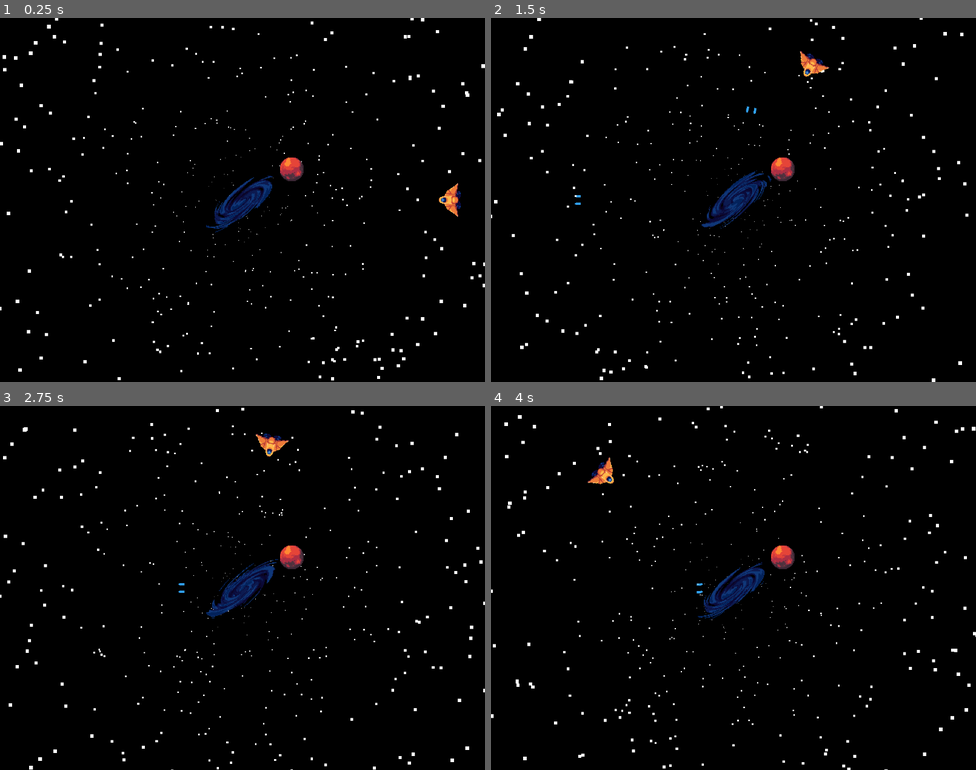
Above: before the commit, frames 1-4 (two rows, left to right).
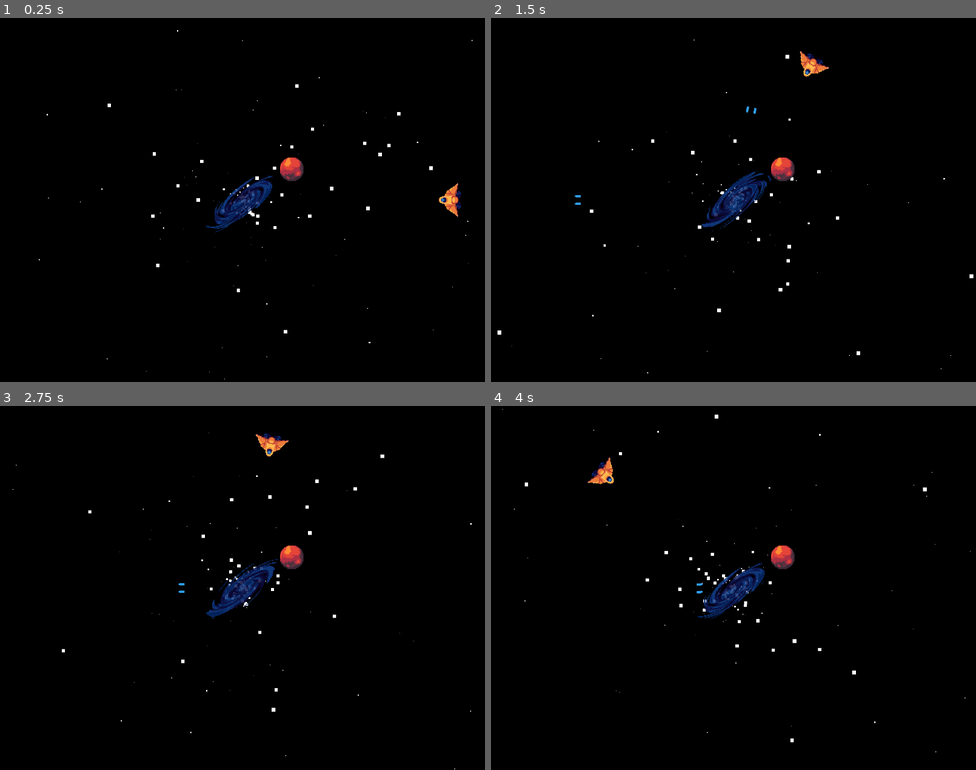
Above: after the commit, the same moments.

Repository: FrozenWellGames/moray_game_jam_2025
Game: Godot game, scene res://Game/game.tscn
Two runs of this game, one before a commit and one after it. Both use one fixed random seed, a clock stepped at 60 frames per second and the inputs below.
Inputs:
- Up to frame 1 (0.25 s): no input
- Up to frame 2 (1.5 s): hold Right (move_right) 0.53-1.28 s; hold Ctrl (fire) 0.53-1.28 s; hold Left (move_left) from 1.28 s (still down); tap Ctrl (fire) at 1.35 s
- Up to frame 3 (2.75 s): release Left (move_left) at 2.03 s; hold Right (move_right) from 2.03 s (still down); hold Ctrl (fire) from 2.03 s (still down)
- Up to frame 4 (4 s): release Ctrl (fire) at 2.78 s; tap Ctrl (fire) at 2.85 s; release Right (move_right) at 3.53 s; hold Left (move_left) from 3.53 s (still down); hold Ctrl (fire) from 3.53 s (still down)

The runs differ from the first frame. In frame 1, 1.4% of the frame differs, in the area x 0-100%, y 0-100%; in frame 2, 1.3%; in frame 3, 1.3%; in frame 4, 1.4%.

Commit message:
starfield tweaks

Diff:
--- a/Game/starfield.tscn
+++ b/Game/starfield.tscn
@@ -1,4 +1,12 @@
-[gd_scene load_steps=4 format=3 uid="uid://dwf1eoajwirp0"]
+[gd_scene load_steps=6 format=3 uid="uid://dwf1eoajwirp0"]
+
+[sub_resource type="Curve" id="Curve_c6kub"]
+_limits = [-200.0, 200.0, 0.0, 1.0]
+_data = [Vector2(0, -200), 0.0, 0.0, 0, 0, Vector2(1e-05, 200), 0.0, 0.0, 0, 0, Vector2(1, -110.112), 129.053, 0.0, 0, 0]
+point_count = 3
+
+[sub_resource type="CurveTexture" id="CurveTexture_dyi1v"]
+curve = SubResource("Curve_c6kub")
 
 [sub_resource type="Curve" id="Curve_jcm6v"]
 _limits = [0.0, 14.8876, 0.0, 1.0]
@@ -16,6 +24,9 @@
 initial_velocity_min = 140.0
 initial_velocity_max = 170.0
 gravity = Vector3(0, 0, 0)
+linear_accel_min = -9.37
+linear_accel_max = 31.25
+linear_accel_curve = SubResource("CurveTexture_dyi1v")
 scale_curve = SubResource("CurveTexture_fwxkx")
 
 [node name="Starfield" type="GPUParticles2D"]
